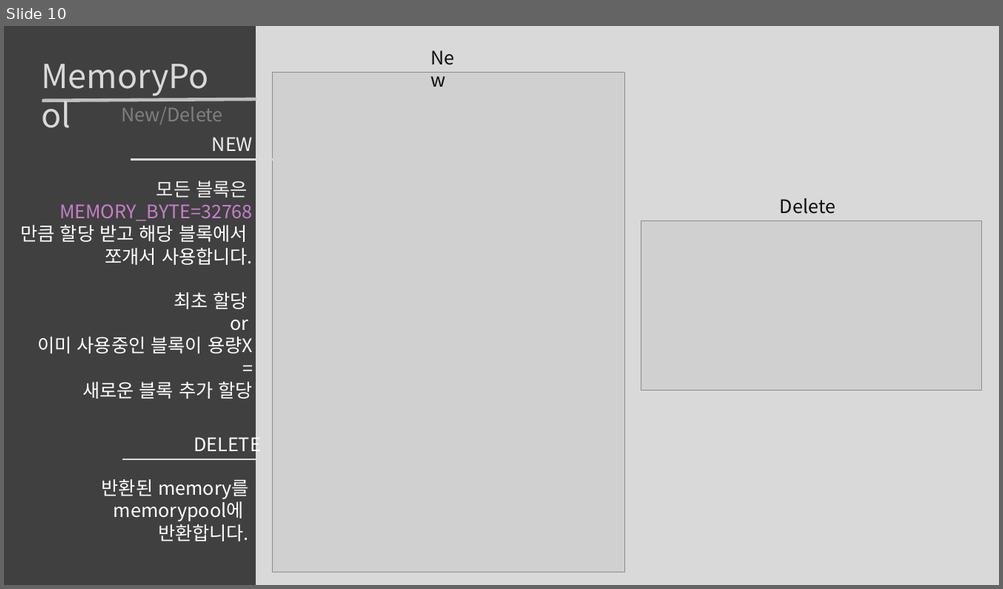
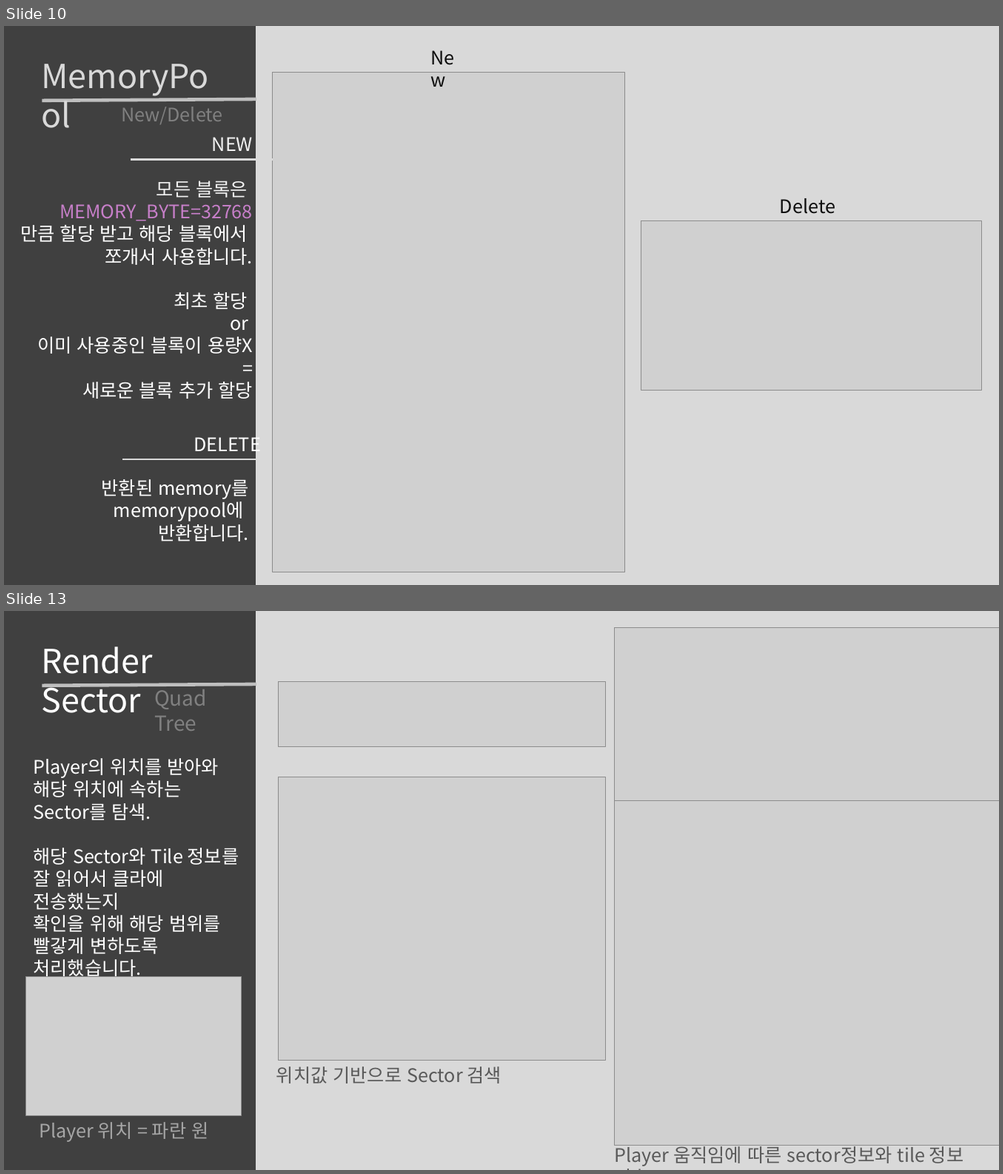
Before and after one commit to roka0105/Team.Yggdrasil_Server, a slide deck: 최예람 포트폴리오.pptx. Shown one above the other, each under a label of ours: slide 10 before the commit, slides 10 and 13 after it; the slides between them are not shown. The pictures are 1003x589 and 1003x1174 pixels, drawn with LibreOffice and Linux fonts; fonts in the diff are those of the drawing; grey boxes stand for pictures. Boxes give left, top, right and bottom in pixels: in the first picture for what was removed or moved away, otherwise in the second. Text is boxed around its words. In the diff, an @@ line names an element or a change of style, - is before the commit and + after.

```diff
--- a/최예람 포트폴리오.pptx
+++ b/최예람 포트폴리오.pptx
@@ slide 13 added at box(4, 611, 999, 1170), background #404040 @@
@@ rectangle added at box(256, 611, 999, 1170), fill #D9D9D9, outline #D9D9D9 1 pt @@
@@ picture added at box(614, 627, 999, 800) @@
@@ text added at box(42, 647, 153, 713), 32 pt, text #FFFFFF @@
+Render Sector
@@ line added from (42, 686) to (256, 684), #BFBFBF 3.25 pt @@
@@ text added at box(154, 685, 207, 731), 20 pt, text #808080 @@
+Quad Tree
@@ picture added at box(279, 682, 606, 748) @@
@@ text added at box(34, 758, 239, 980), 18 pt, text #FFFFFF @@
+Player의 위치를 받아와
+해당 위치에 속하는
+Sector를 탐색.
+해당 Sector와 Tile 정보를
+잘 읽어서 클라에 전송했는지
+확인을 위해 해당 범위를
+빨갛게 변하도록 처리했습니다.
@@ picture added at box(279, 777, 606, 1061) @@
@@ picture added at box(614, 801, 999, 1146) @@
@@ picture added at box(25, 977, 241, 1116) @@
@@ text added at box(276, 1067, 501, 1084), 18 pt, text #595959 @@
+위치값 기반으로 Sector 검색
@@ text added at box(39, 1122, 208, 1142), 18 pt, text #A6A6A6 @@
+Player 위치 = 파란 원
@@ text added at box(614, 1145, 963, 1167), 18 pt, text #595959 @@
+Player 움직임에 따른 sector정보와 tile 정보 전송
```
Also in this commit, not shown: 3 slides changed, 7 other slides added, 3 other files.
